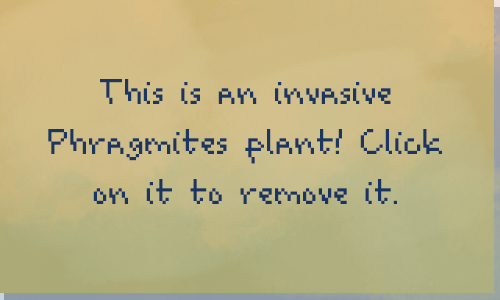
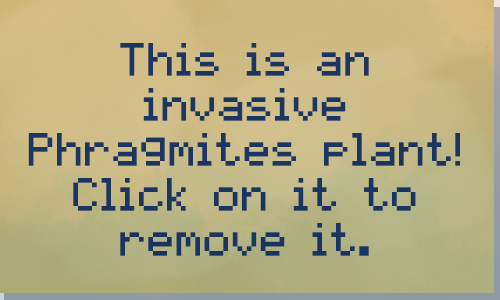
Comparing the layer stacks of the two 500px x 300px images. Changes:
painted on "This is an invasive Phragmites plant! Click on it to remove it." over [28, 43, 460, 256]
